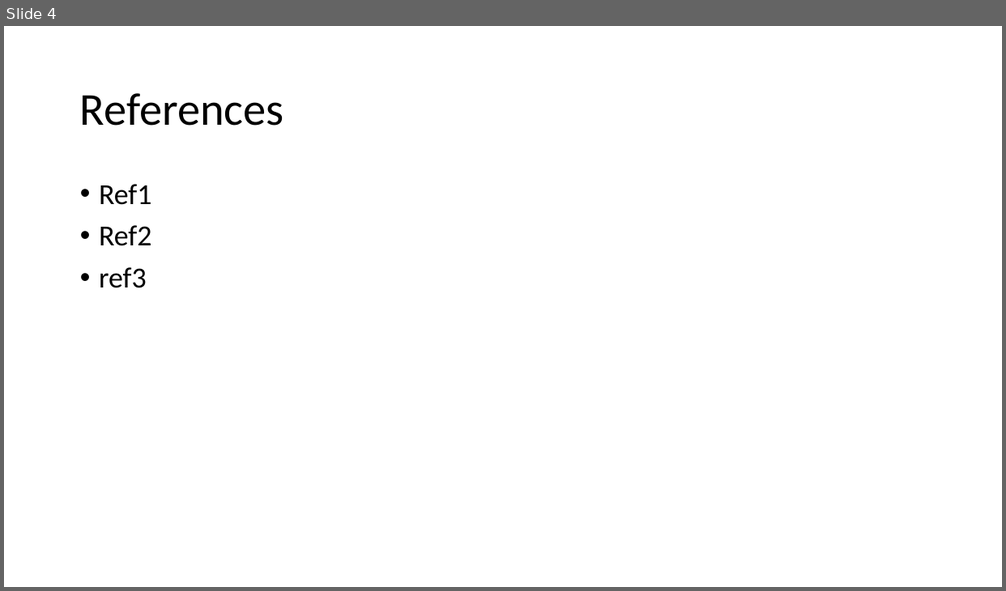
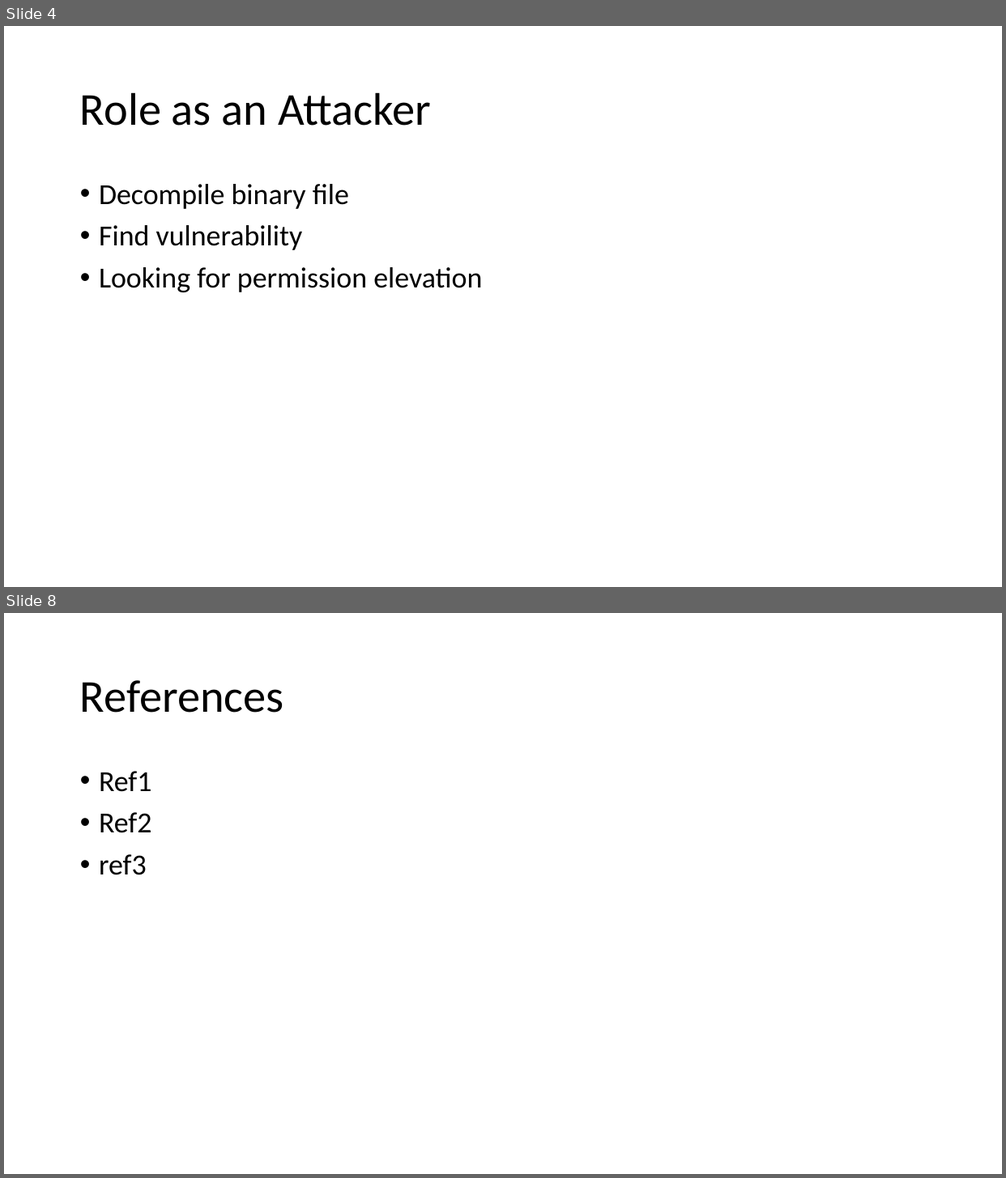
Before and after one commit to jacobchlebowski/cyber-outreach, a slide deck: wicys_binary_exploitation_presentation/buffer-overflow-presentation.pptx. Shown one above the other, each under a label of ours: slide 4 before the commit, slides 4 and 8 after it; the slides between them are not shown. The pictures are 1006x591 and 1006x1178 pixels, drawn with LibreOffice and Linux fonts; fonts in the diff are those of the drawing. Boxes give left, top, right and bottom in pixels: in the first picture for what was removed or moved away, otherwise in the second. Text is boxed around its words. In the diff, an @@ line names an element or a change of style, - is before the commit and + after.

```diff
--- a/wicys_binary_exploitation_presentation/buffer-overflow-presentation.pptx
+++ b/wicys_binary_exploitation_presentation/buffer-overflow-presentation.pptx
@@ slide 4 added at box(4, 26, 1002, 587), background #FFFFFF @@
@@ title added at box(80, 92, 431, 126), 44 pt, text #000000 @@
+Role as an Attacker
@@ text added at box(99, 184, 482, 292), 28 pt, text #000000 @@
+• Decompile binary file
+• Find vulnerability
+• Looking for permission elevation
@@ what was slide 4 is now slide 8 @@
```
Also in this commit, not shown: 1 slide changed, 5 other slides added, 2 slides removed, 5 other files.
